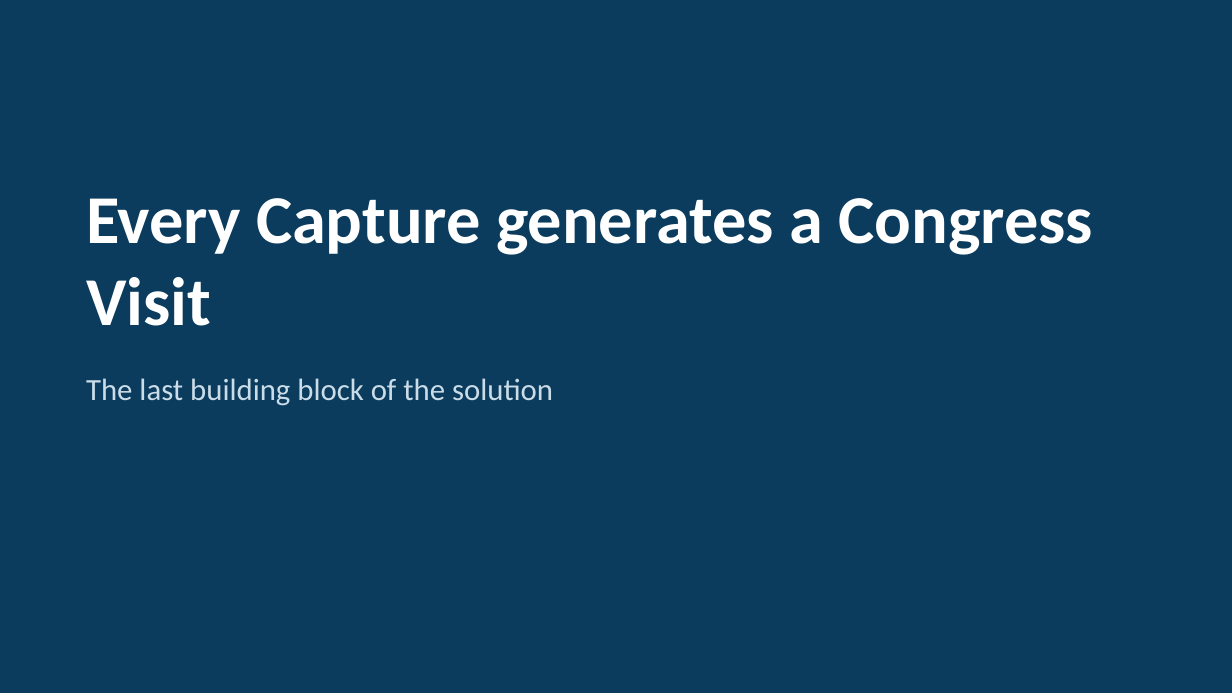
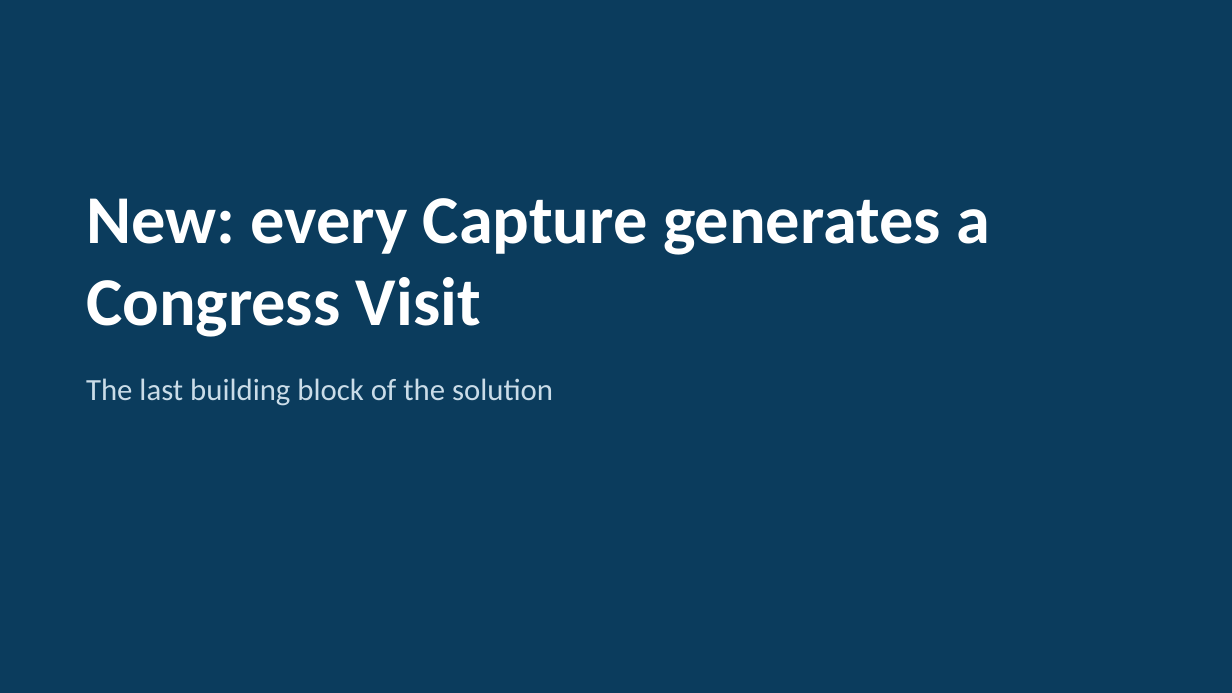
Before and after one commit to patrik8585/claude, a slide deck: slide 7 of slides/France_CBU_Congress_Solution.pptx (slide 6 before the commit). Drawn at 1232x693 pixels with LibreOffice and Linux fonts; fonts in the diff are those of the drawing. Boxes give left, top, right and bottom in pixels: in the first picture for what was removed or moved away, otherwise in the second. Text is boxed around its words. In the diff, an @@ line names an element or a change of style, - is before the commit and + after.

```diff
--- a/slides/France_CBU_Congress_Solution.pptx
+++ b/slides/France_CBU_Congress_Solution.pptx
@@ title at (x1=86, y1=198, x2=990, y2=337): text changed @@
-Every Capture generates a Congress Visit
+New: every Capture generates a Congress Visit
```
Also in this commit, not shown: 7 other slides changed, 5 slides added, 4 slides removed.
